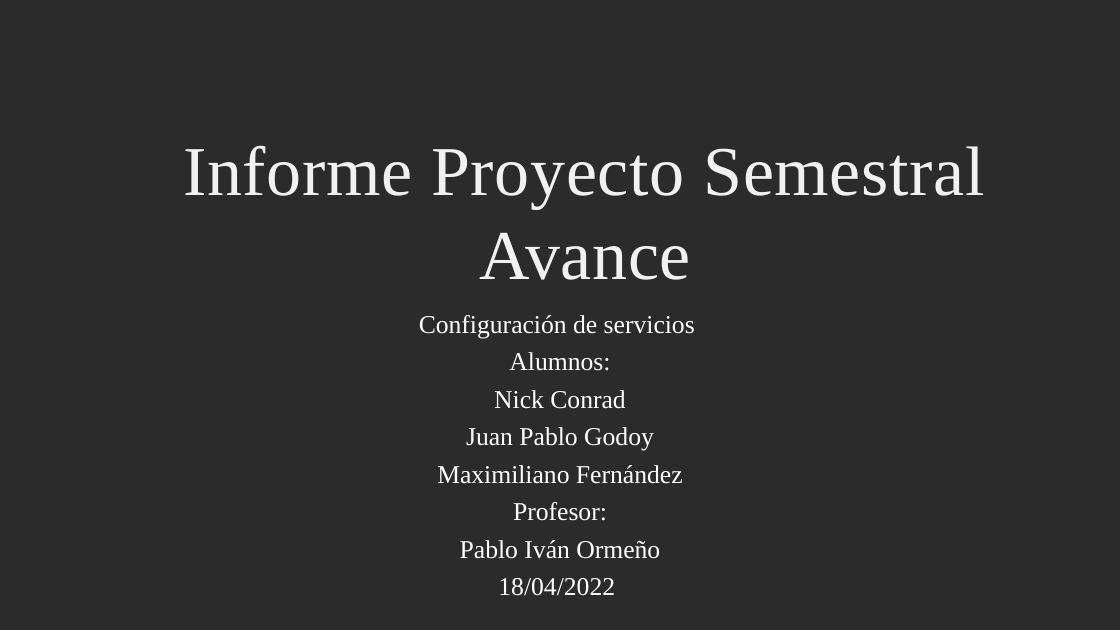
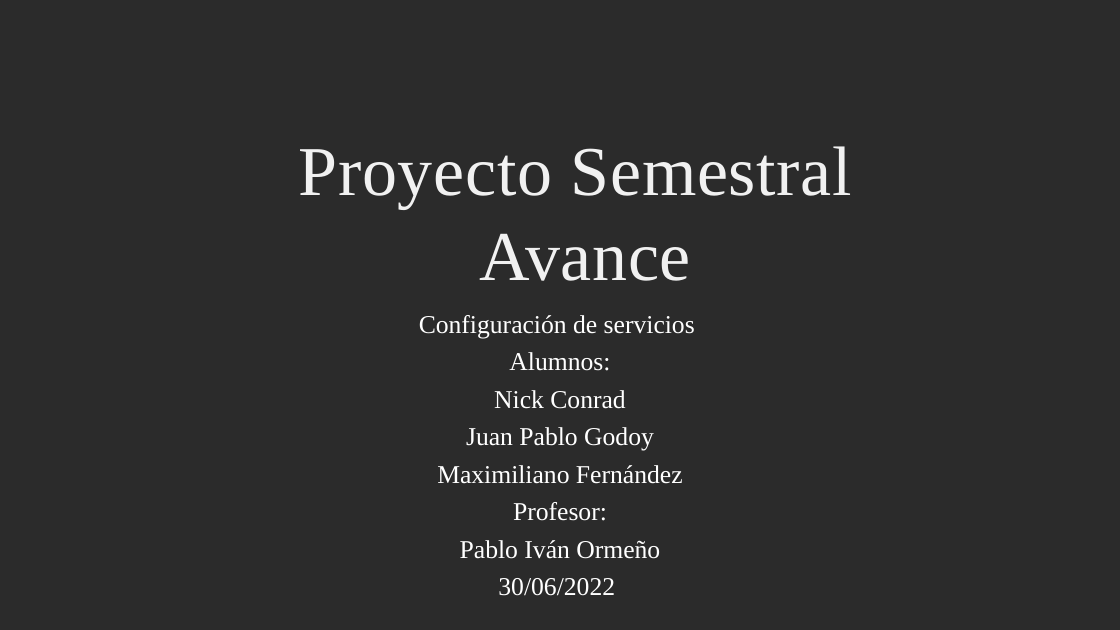
Before and after one commit to nconrad841/ConfiguracionDeServicios, a slide deck: slide 1 of Presentacion_2022_06_30.pptx. Drawn at 1120x630 pixels with LibreOffice and Linux fonts; fonts in the diff are those of the drawing; background and template pictures are left out; a plain dark background stands for a picture behind light text. Boxes give left, top, right and bottom in pixels: in the first picture for what was removed or moved away, otherwise in the second. Text is boxed around its words. In the diff, an @@ line names an element or a change of style, - is before the commit and + after.

```diff
--- a/Presentacion_2022_06_30.pptx
+++ b/Presentacion_2022_06_30.pptx
@@ text at (x1=299, y1=146, x2=852, y2=281): text changed @@
-Informe Proyecto Semestral Avance
+Proyecto Semestral
+Avance
@@ text at (x1=498, y1=578, x2=615, y2=596): text changed @@
-18/04/2022
+30/06/2022
```
Also in this commit, not shown: 3 other slides changed, 1 slide added, 6 other files.
